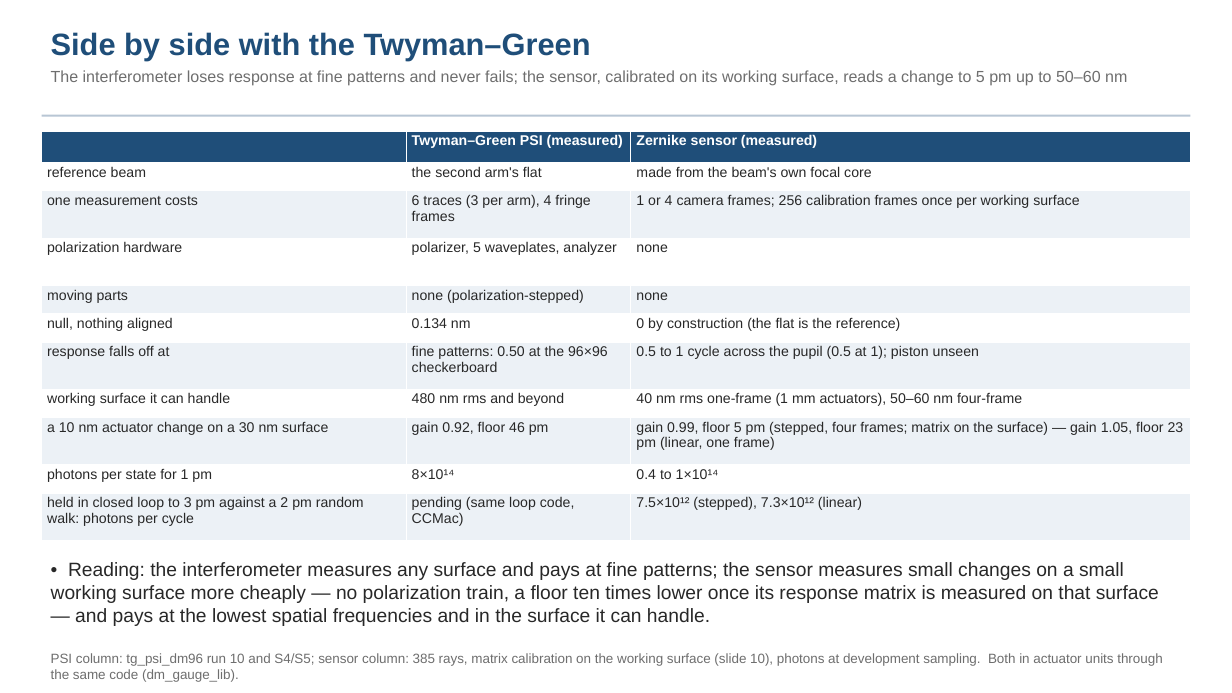
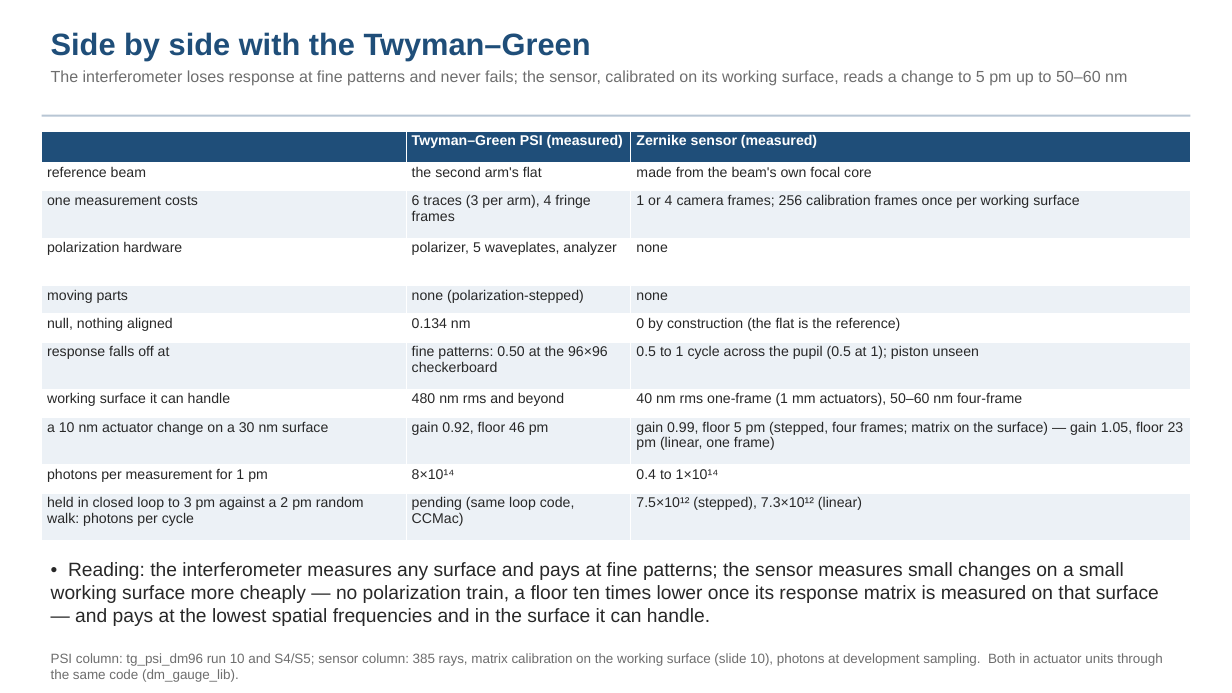
Before and after one commit to nasa-jpl/macos, a slide deck: slide 16 of demo_session/deck_zwfs.pptx. Drawn at 1232x693 pixels with LibreOffice and Linux fonts; fonts in the diff are those of the drawing. Boxes give left, top, right and bottom in pixels: in the first picture for what was removed or moved away, otherwise in the second. Text is boxed around its words. In the diff, an @@ line names an element or a change of style, - is before the commit and + after.

```diff
--- a/demo_session/deck_zwfs.pptx
+++ b/demo_session/deck_zwfs.pptx
@@ table at (x1=42, y1=131, x2=1190, y2=538) @@
-row 10, column 1: photons per state for 1 pm
+row 10, column 1: photons per measurement for 1 pm
```
Also in this commit, not shown: 5 other slides changed, 7 other files.
